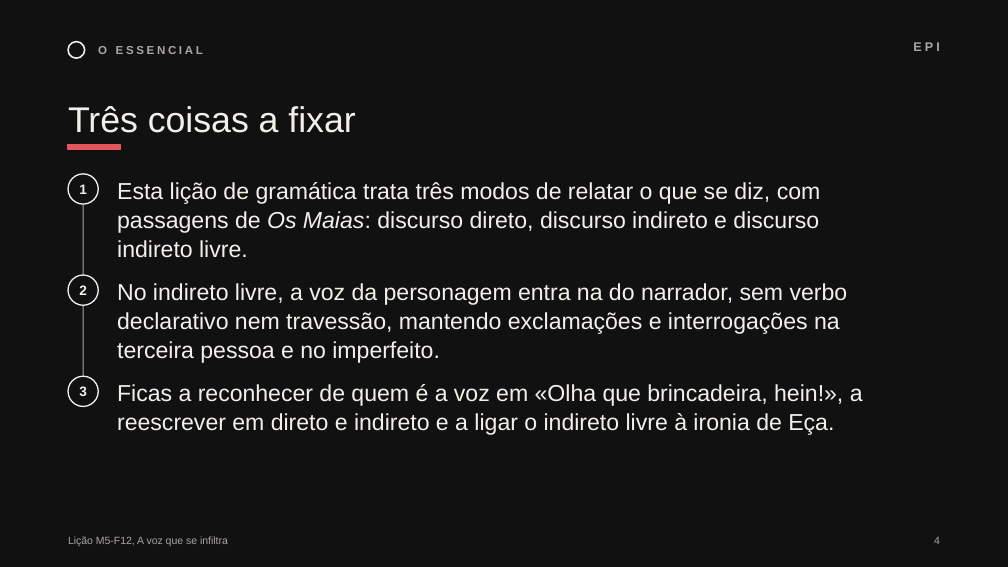
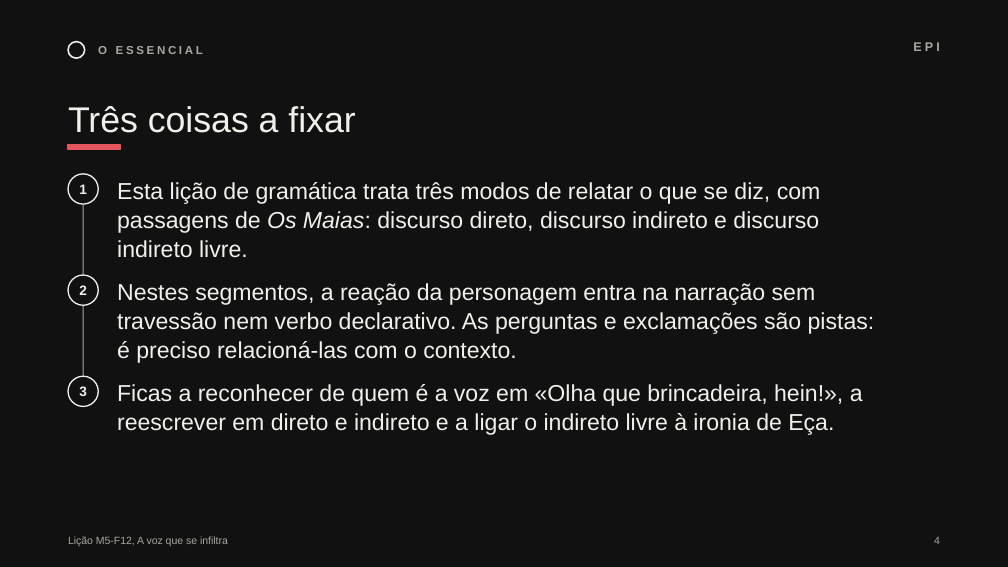
Before and after one commit to pedrohfernandes-klk/pt, a slide deck: slide 4 of m5/diapositivos/sessao-08-m5-f12.pptx. Drawn at 1008x567 pixels with LibreOffice and Linux fonts; fonts in the diff are those of the drawing. Boxes give left, top, right and bottom in pixels: in the first picture for what was removed or moved away, otherwise in the second. Text is boxed around its words. In the diff, an @@ line names an element or a change of style, - is before the commit and + after.

```diff
--- a/m5/diapositivos/sessao-08-m5-f12.pptx
+++ b/m5/diapositivos/sessao-08-m5-f12.pptx
@@ text at (117, 283, 875, 363): text changed @@
-No indireto livre, a voz da personagem entra na do narrador, sem verbo declarativo nem travessão, mantendo exclamações e interrogações na terceira pessoa e no imperfeito.
+Nestes segmentos, a reação da personagem entra na narração sem travessão nem verbo declarativo. As perguntas e exclamações são pistas: é preciso relacioná-las com o contexto.
```
Also in this commit, not shown: 5 other slides changed, 3 slides added, 17 other files.
